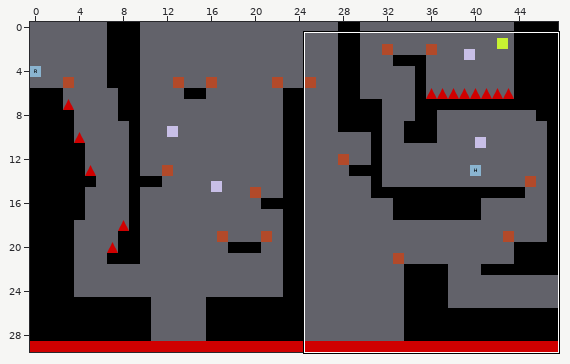
Two versions of a level (Tiled map (JSON), maps/level_05.json). Above: a wide view before the commit, with the close-up outlined.
Close-up. Old version:
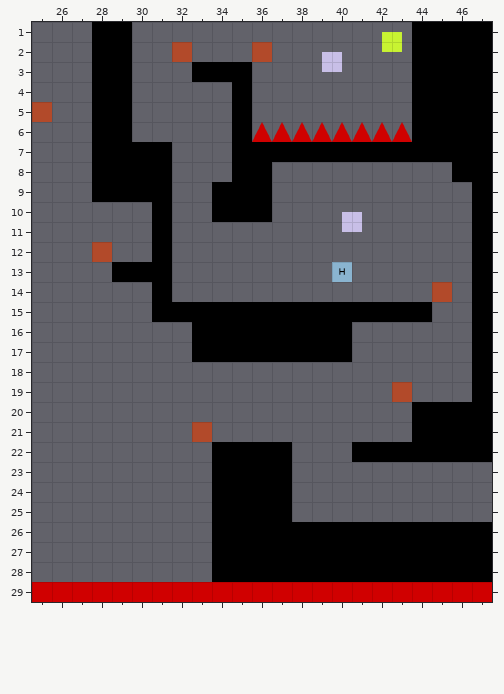
Cells are 64x64 px. Shown: x 25..47, y 1..29.
And afterwards:
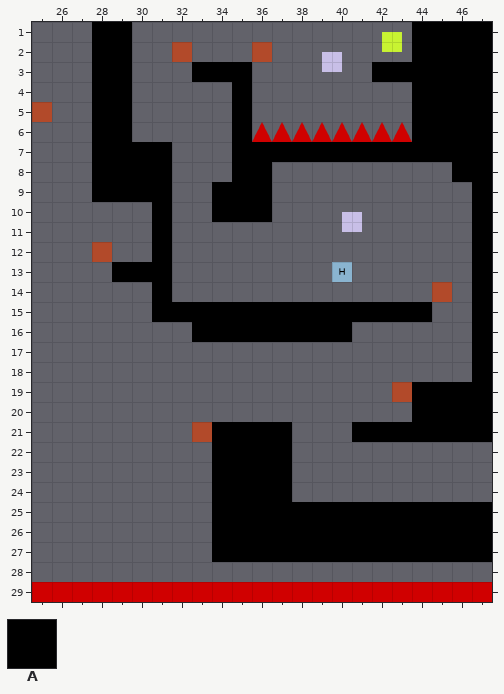
Key: from "tileset": A 78.
_ is an empty cell.
Difference:
{"where": "layer \"layer_platforms\""}
{"y":3,"x":42,"old":"__","new":"AA"}
{"y":17,"x":33,"old":"AAAAAAAA","new":"________"}
{"y":19,"x":44,"old":"___","new":"AAA"}
{"y":21,"x":34,"old":"____","new":"AAAA"}
{"y":21,"x":41,"old":"___","new":"AAA"}
{"y":22,"x":41,"old":"AAAAAAA","new":"_______"}
{"y":25,"x":38,"old":"__________","new":"AAAAAAAAAA"}
{"y":28,"x":34,"old":"AAAAAAAAAAAAAA","new":"______________"}
{"label":"added","picture_box":[372,62,412,82]}
{"label":"removed","picture_box":[192,342,352,362]}
{"label":"added","picture_box":[412,382,472,402]}
{"label":"added","picture_box":[212,422,292,442]}
{"label":"changed","picture_box":[352,422,492,462]}
{"label":"added","picture_box":[292,502,492,522]}
{"label":"removed","picture_box":[212,562,492,582]}
